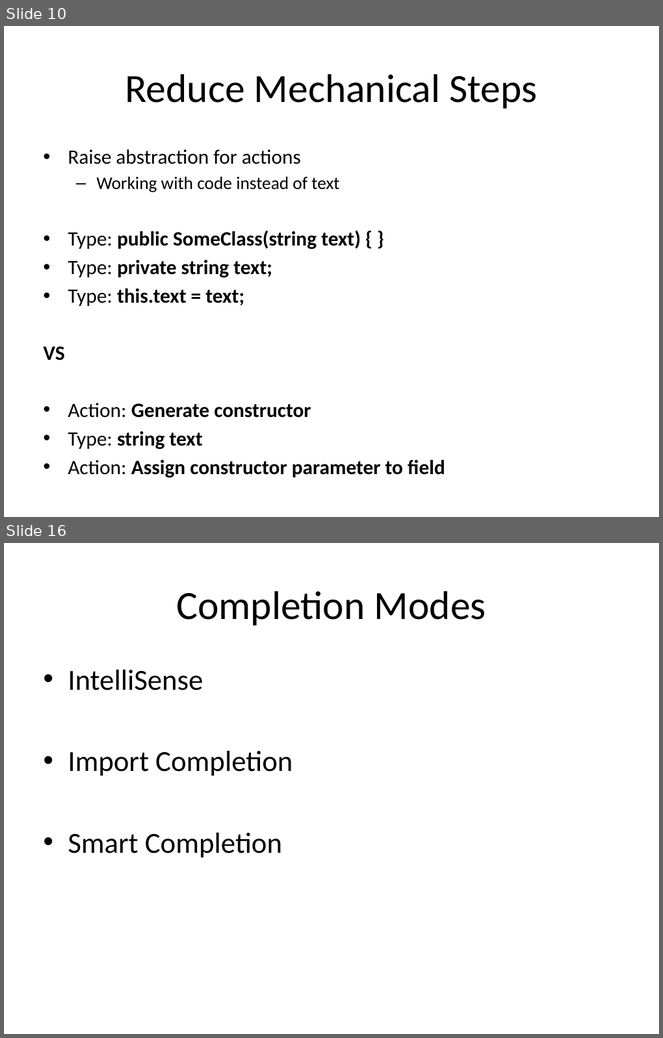
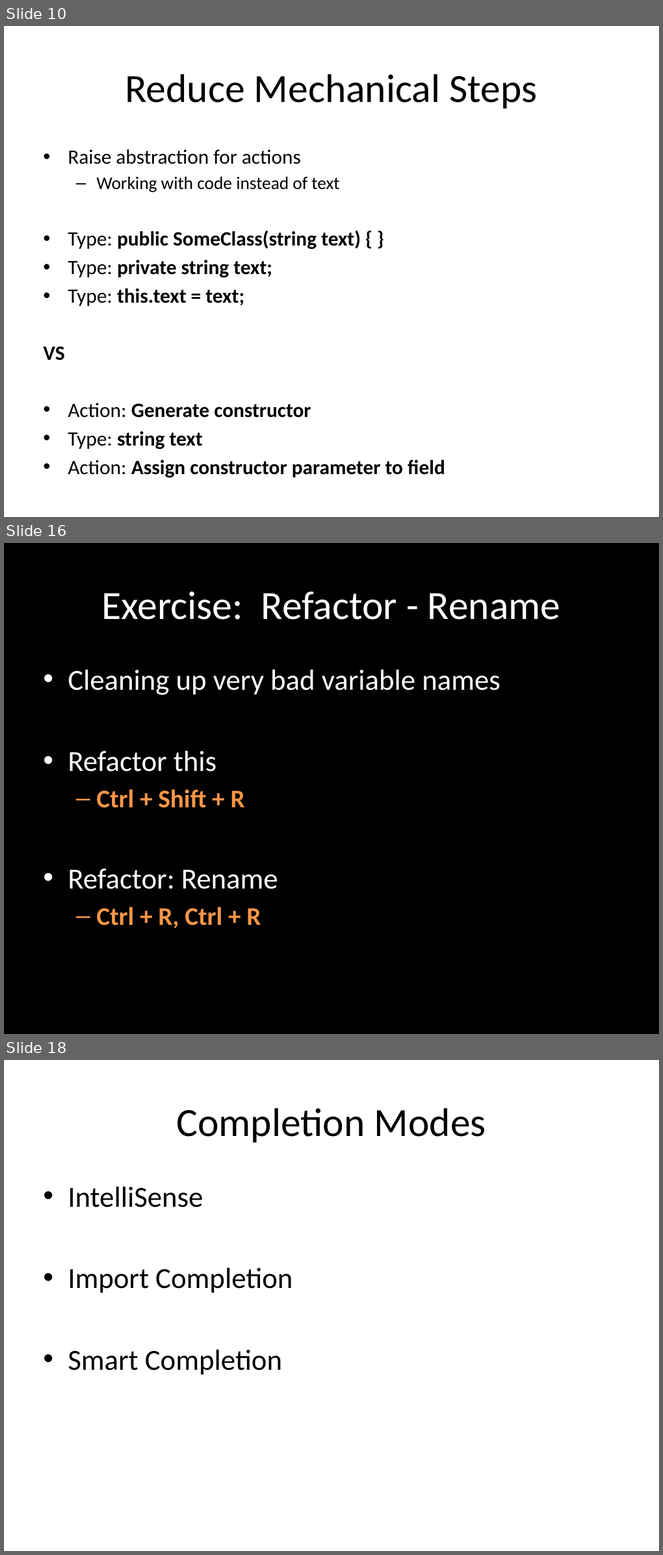
Before and after one commit to rasmuskl/ReSharperCourse, a slide deck: Presentations/2 - Exercises - ReSharper Course.pptx. Shown one above the other, each under a label of ours: slides 10 and 16 before the commit, slides 10, 16 and 18 after it; the slides between them are not shown. The pictures are 663x1038 and 663x1555 pixels, drawn with LibreOffice and Linux fonts; fonts in the diff are those of the drawing. Boxes give left, top, right and bottom in pixels: in the first picture for what was removed or moved away, otherwise in the second. Text is boxed around its words. In the diff, an @@ line names an element or a change of style, - is before the commit and + after.

Commit message:
Finished generate code and refactor rename.

```diff
--- a/Presentations/2 - Exercises - ReSharper Course.pptx
+++ b/Presentations/2 - Exercises - ReSharper Course.pptx
@@ slide 16 added at (x1=4, y1=543, x2=659, y2=1034), background #000000 @@
@@ title added at (x1=102, y1=591, x2=561, y2=620), 44 pt, text #FFFFFF @@
+Exercise: Refactor - Rename
@@ text added at (x1=68, y1=670, x2=501, y2=928), 32 pt, text #FFFFFF @@
+• Cleaning up very bad variable names
+• Refactor this
+  – Ctrl + Shift + R
+• Refactor: Rename
+  – Ctrl + R, Ctrl + R
@@ what was slide 16 is now slide 18 @@
```
Also in this commit, not shown: 7 slides changed, 7 other slides added, 5 other files.
